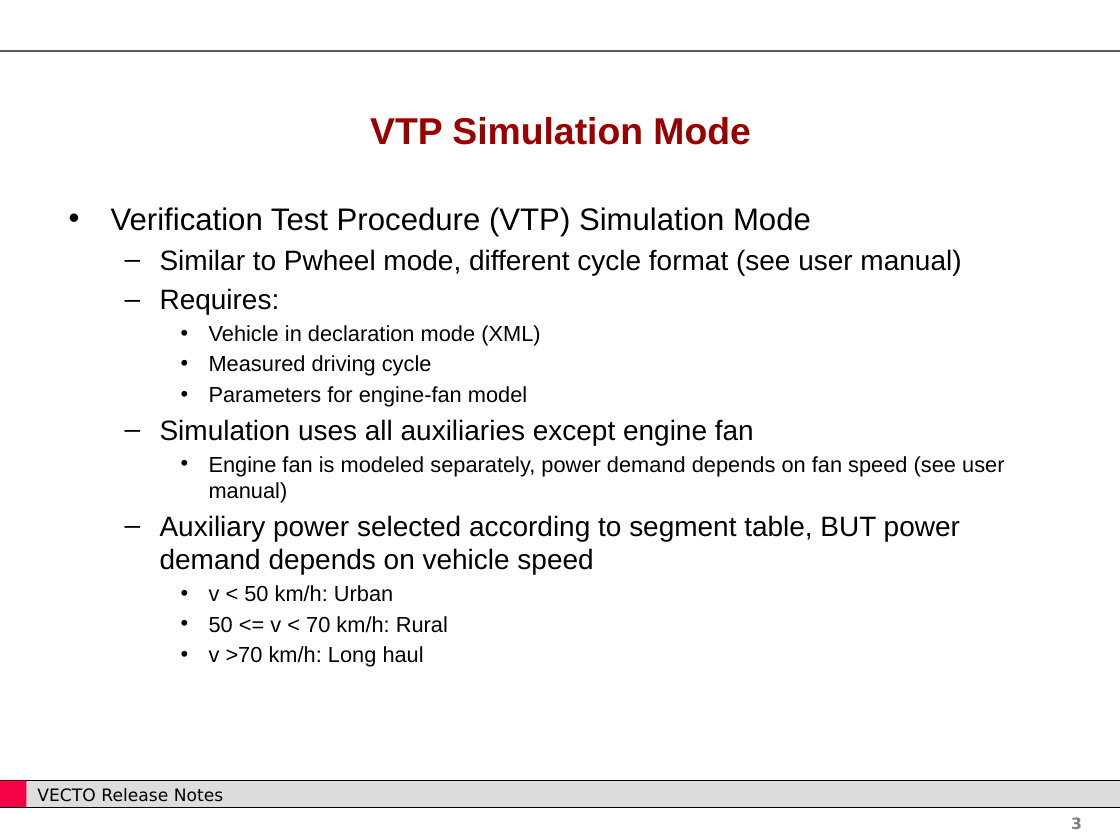
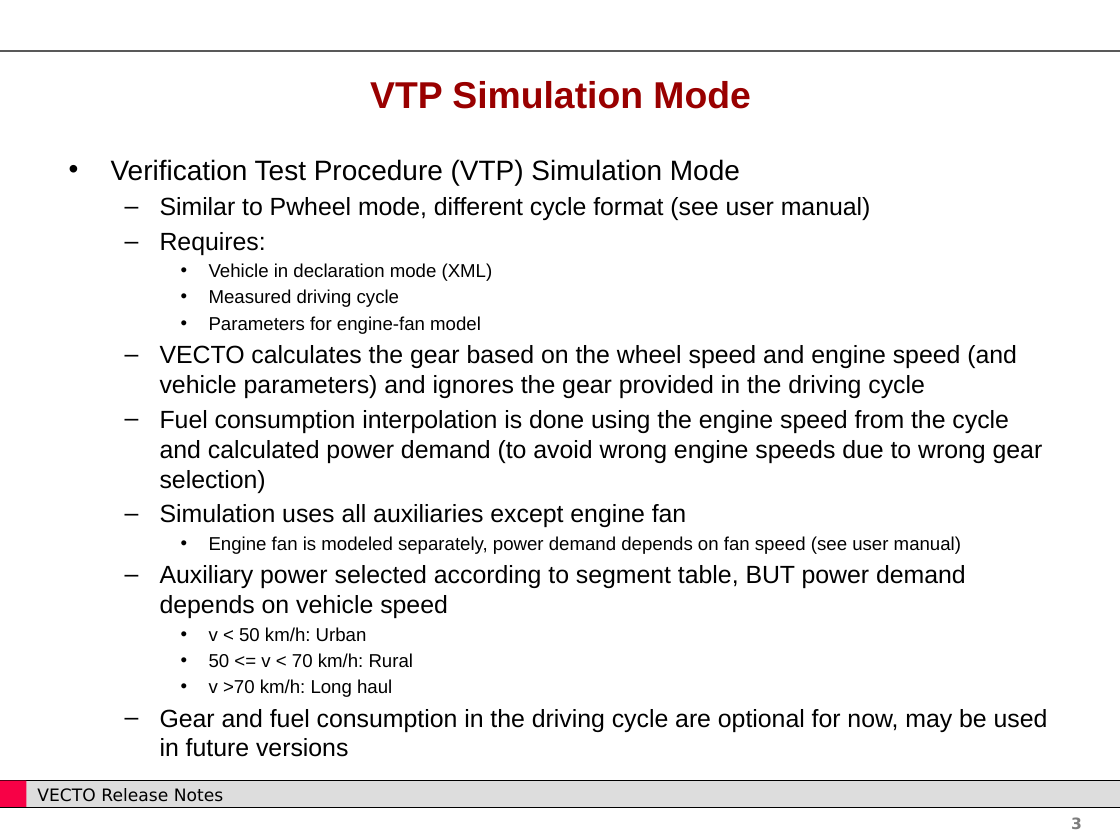
Before and after one commit to tanawadeatharva/BharatVECTO, a slide deck: slide 3 of Documentation/User Manual Source/Release Notes Vecto3.x.pptx. Drawn at 1120x840 pixels with LibreOffice and Linux fonts; fonts in the diff are those of the drawing; background and template pictures are left out. Boxes give left, top, right and bottom in pixels: in the first picture for what was removed or moved away, otherwise in the second. Text is boxed around its words. In the diff, an @@ line names an element or a change of style, - is before the commit and + after.

Commit message:
new VECTO Release

```diff
--- a/Documentation/User Manual Source/Release Notes Vecto3.x.pptx
+++ b/Documentation/User Manual Source/Release Notes Vecto3.x.pptx
@@ title "VTP Simulation Mode": place and size @@
-title "VTP Simulation Mode" at [370,117,750,145]
+title "VTP Simulation Mode" at [370,81,750,109]
@@ text "Verification Test Procedure (VTP) Simulation ...": place and size @@
-text "Verification Test Procedure (VTP) Simulation ..." at [111,207,1004,667]
+text "Verification Test Procedure (VTP) Simulation ..." at [111,159,1048,757]
@@ text at [111,159,966,697]: size 20 to 18 pt in "Verification Test Procedure (VTP) Simulation Mode"; size 18 to 16 pt in "Similar to Pwheel mode, different cycle format ...", "Requires:", "Simulation uses all auxiliaries except engine fan", "Auxiliary power selected according to segment table, ..."; size 14 to 12 pt in "Vehicle in declaration mode (XML)", "Measured driving cycle", "Parameters for engine-fan model", "Engine fan is modeled separately, power demand ..." and 3 more places @@
@@ text at [160,345,1043,493]: paragraphs added @@
+  – VECTO calculates the gear based on the wheel speed and engine speed (and vehicle parameters) and ignores the gear provided in the driving cycle
+  – Fuel consumption interpolation is done using the engine speed from the cycle and calculated power demand (to avoid wrong engine speeds due to wrong gear selection)
@@ text at [160,709,1048,757]: paragraph added @@
+  – Gear and fuel consumption in the driving cycle are optional for now, may be used in future versions
```
Also in this commit, not shown: 10 other files.
